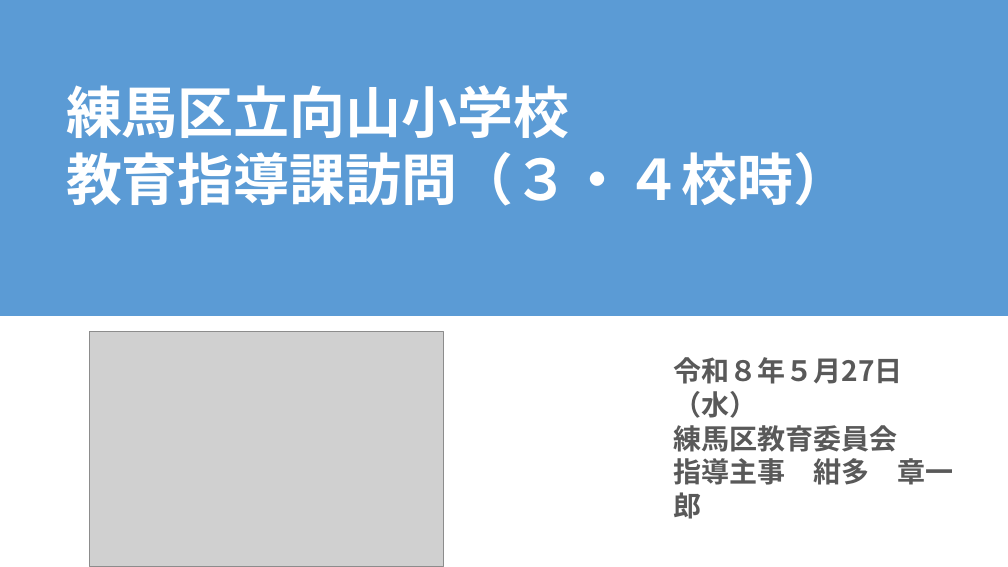
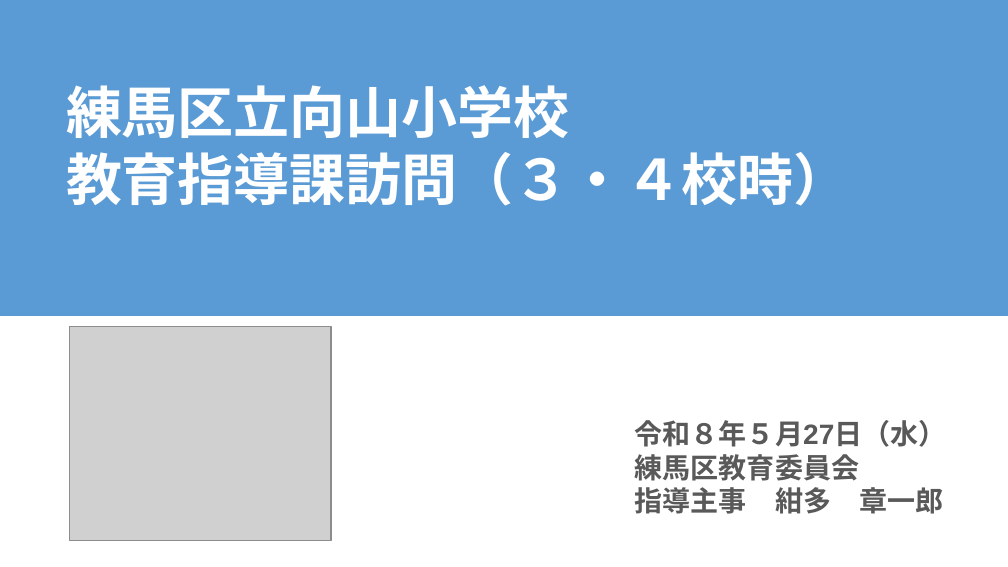
Before and after one commit to contynet730-star/con30, a slide deck: slide 1 of output/★指導課訪問★３・４校時指導助言資料（例）.pptx. Drawn at 1008x567 pixels with LibreOffice and Linux fonts; fonts in the diff are those of the drawing; grey boxes stand for pictures. Boxes give left, top, right and bottom in pixels: in the first picture for what was removed or moved away, otherwise in the second. Text is boxed around its words. In the diff, an @@ line names an element or a change of style, - is before the commit and + after.

```diff
--- a/output/★指導課訪問★３・４校時指導助言資料（例）.pptx
+++ b/output/★指導課訪問★３・４校時指導助言資料（例）.pptx
@@ picture: place and size @@
-picture at [90, 332, 444, 566]
+picture at [70, 327, 331, 541]
@@ text "令和８年５月27日（水）": place and size @@
-text "令和８年５月27日（水）" at [673, 357, 954, 519]
+text "令和８年５月27日（水）" at [635, 420, 947, 514]
@@ text "令和８年５月27日（水）" at [635, 420, 947, 514]: font Noto Sans CJK JP to Arial in "令和８年５月27日（水）", "練馬区教育委員会", "指導主事" @@
```
Also in this commit, not shown: 7 other slides changed, 7 slides added.
